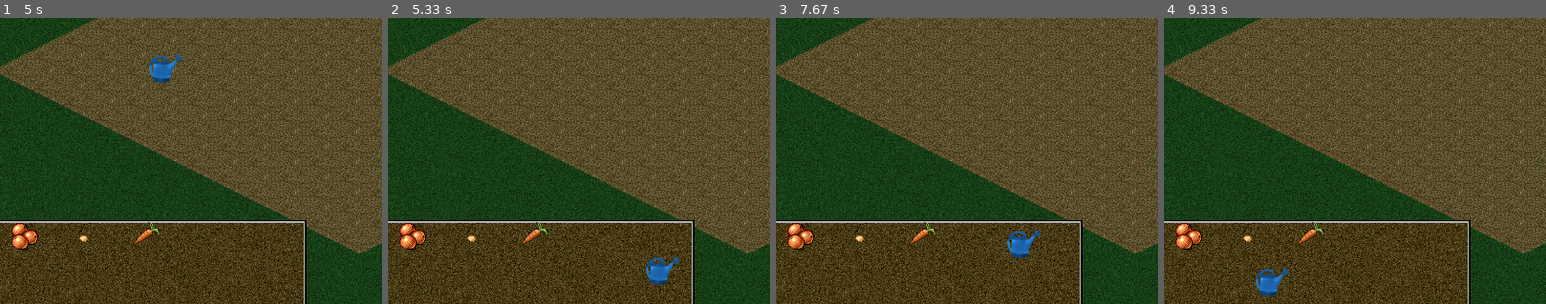
Above: before the commit, frames 1-4 (left to right).
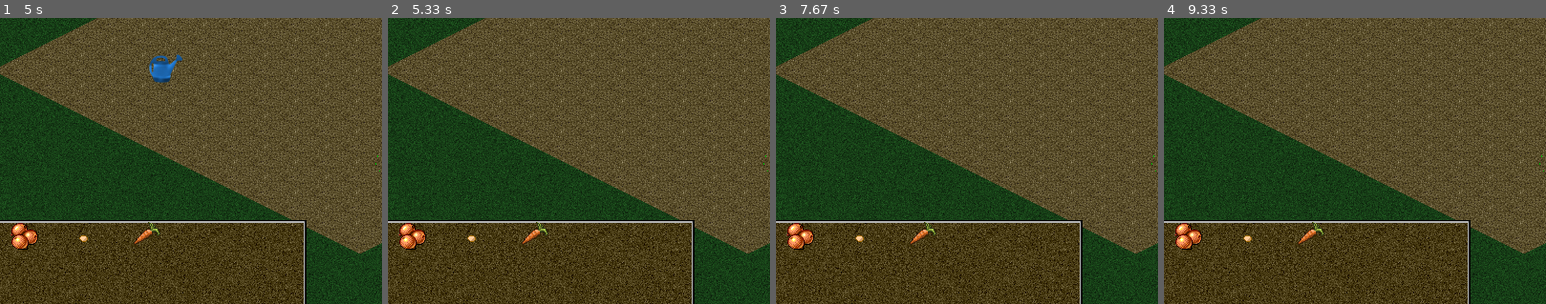
Above: after the commit, the same moments.

Repository: orneo1212/PythonFarmGame
Game: pygame game, started from pyFarmGame.py
Two runs of this game, one before a commit and one after it. Both use one fixed random seed, a clock stepped at 60 frames per second and the inputs below. The source is Python 2; it was converted automatically to run under Python 3.
Inputs (mouse positions are % of the whole screen's width and height, from its top left):
- Up to frame 1 (5 s): tap 2 at 0.33 s; click (50, 56) at 0.72 s; tap 3 at 1 s; click (87, 85) at 1.38 s; click (52, 16) at 1.72 s; click (45, 76) at 2.05 s; click (47, 33) at 2.38 s; click (36, 29) at 2.72 s; click (76, 41) at 3.05 s; click (81, 48) at 3.38 s; click (71, 32) at 3.72 s; click (21, 31) at 4.05 s; click (26, 68) at 4.38 s; click (21, 44) at 4.72 s
- Up to frame 2 (5.33 s): click (35, 79) at 5.05 s
- Up to frame 3 (7.67 s): click (28, 32) at 5.38 s; click (34, 18) at 5.72 s; click (40, 46) at 6.05 s; click (26, 24) at 6.38 s; click (68, 83) at 6.72 s; click (44, 20) at 7.05 s; click (32, 74) at 7.38 s
- Up to frame 4 (9.33 s): click (17, 29) at 7.72 s; click (82, 28) at 8.05 s; click (25, 40) at 8.38 s; click (86, 62) at 8.72 s; click (13, 81) at 9.05 s
The pictures show only the part of the screen within x 2-52%, y 31-81%; the shares and areas given below are measured in that part.

Frame 1 is identical in both runs. In frame 2, 0.5% of the frame differs, in the area x 67-77%, y 83-94%; in frame 3, 0.5%, in the area x 60-70%, y 74-84%; in frame 4, 0.5%.

Commit message:
code refactor

Diff:
--- a/pyFarmGame.py
+++ b/pyFarmGame.py
@@ -200,6 +200,36 @@
                     #add sprite
                     group.add(sprite)
 
+    def draw_tools(self, surface):
+        #Draw selection on selected tool
+        if self.currenttool == 'harvest':
+            pygame.draw.rect(surface, (255, 255, 255), (10, 10, 48, 48), 1)
+        if self.currenttool == 'plant':
+            pygame.draw.rect(surface, (255, 255, 255), (60, 10, 48, 48), 1)
+        if self.currenttool == 'watering':
+            pygame.draw.rect(surface, (255, 255, 255), (110, 10, 48, 48), 1)
+
+        mx, my = pygame.mouse.get_pos()
+
+        #Draw current tool
+        if self.currenttool == "plant":
+            img = self.images.loadimage('seed' + str(self.currentseed))
+        if self.currenttool == "harvest":
+            img = self.images.loadimage('sickle')
+        if self.currenttool == "watering":
+            img = self.images.loadimage('wateringcan')
+        surface.blit(img, (mx, my - 48))
+
+    def draw_seed(self, surface, seedid, position):
+        img = self.images.loadimage('seed' + str(seedid))
+        surface.blit(img, position)
+
+    def draw_selected_seed(self, surface):
+        #draw selected seed
+        img = self.images.loadimage('dryground')
+        surface.blit(img, (65, 65))
+        self.draw_seed(surface, self.currentseed, (65, 65))
+
     def redraw(self, screen):
         """Redraw screen"""
 
@@ -218,27 +248,12 @@
         text.set_colorkey((255, 0, 255))
         screen.blit(text, (400 - text.get_size()[0] / 2, 5))
 
-
-        if self.currenttool == 'harvest':
-            pygame.draw.rect(screen, (255, 255, 255), (10, 10, 48, 48), 1)
-        if self.currenttool == 'plant':
-            pygame.draw.rect(screen, (255, 255, 255), (60, 10, 48, 48), 1)
-        if self.currenttool == 'watering':
-            pygame.draw.rect(screen, (255, 255, 255), (110, 10, 48, 48), 1)
+        self.draw_tools(screen)
 
         if not self.sellwindow.visible:
             self.inventory.draw_inventory(screen, self.player)
 
             mx, my = pygame.mouse.get_pos()
-
-            #Draw current tool
-            if self.currenttool == "plant":
-                img = self.images.loadimage('seed' + str(self.currentseed))
-            if self.currenttool == "harvest":
-                img = self.images.loadimage('sickle')
-            if self.currenttool == "watering":
-                img = self.images.loadimage('wateringcan')
-            screen.blit(img, (mx, my - 48))
 
             #draw notify window if mouse under seed
             pos = self.get_farmtile_pos_under_mouse()
@@ -249,21 +264,14 @@
             #draw inventory
             self.inventory.draw_inventory_notify(self.screen, self.player)
 
-        #draw selected seed
-        screen.blit(
-            self.images.loadimage('dryground'),
-            (65, 65)
-            )
-        screen.blit(
-            self.images.loadimage('seed' + str(self.currentseed)),
-            (65, 65)
-            )
+        self.draw_selected_seed(screen)
+
         #redraw sell window
         self.sellwindow.render(screen, (200, 40))
         #update screen
         pygame.display.flip()
 
-    def render_notify(self, screenobj, posx, posy, underseed):
+    def render_notify(self, screen, posx, posy, underseed):
         """Render notification about planted seed"""
 
         sizex = 200
@@ -275,8 +283,7 @@
         pygame.draw.rect(img, (255, 255, 255), (0, 0, sizex - 1, sizey - 1), 1)
 
         #Draw seed
-        seedimg = self.images["seed" + str(underseed.id)]
-        img.blit(seedimg, (sizex / 2 - 32, 65))
+        self.draw_seed(img, underseed.id, (sizex / 2 - 32, 65))
 
         #name
         text = "" + underseed.name + ""
@@ -305,7 +312,7 @@
         #alpha
         img.set_alpha(128 + 64)
         if posx > (640 - sizex):posx -= sizex
-        screenobj.blit(img, (posx, posy))
+        screen.blit(img, (posx, posy))
 
     def get_farmtile_pos_under_mouse(self):
         """Get FarmTile position under mouse"""
